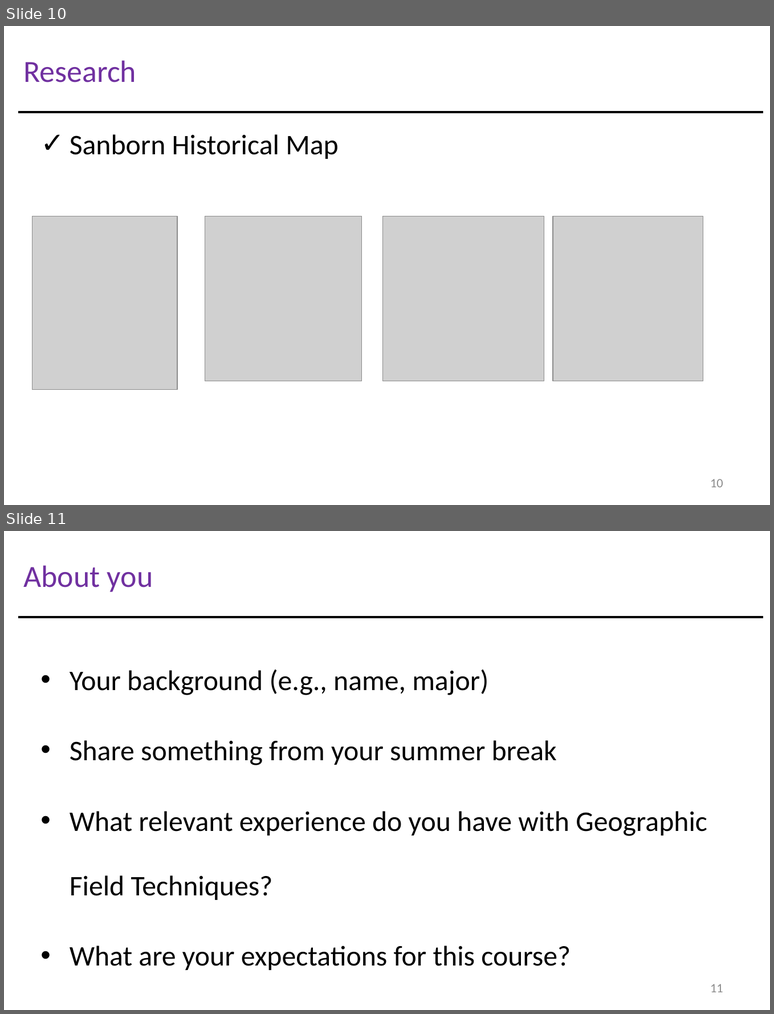
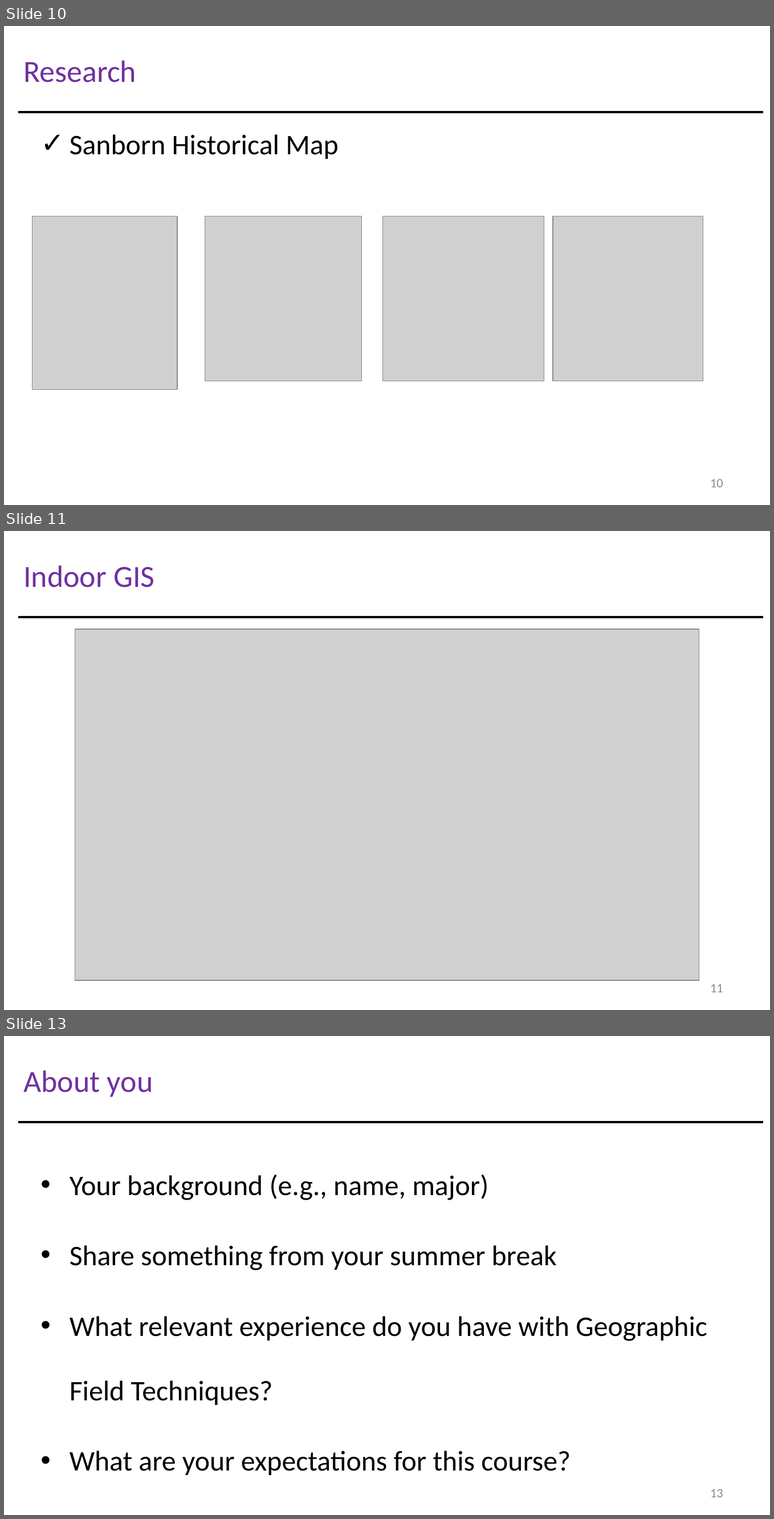
Before and after one commit to gisynw/Field_Techniques, a slide deck: docs/Lectures/week01/Lecture01_GEOG3319_Intro.pptx. Shown one above the other, each under a label of ours: slides 10 and 11 before the commit, slides 10, 11 and 13 after it; the slides between them are not shown. The pictures are 774x1014 and 774x1519 pixels, drawn with LibreOffice and Linux fonts; fonts in the diff are those of the drawing; grey boxes stand for pictures. Boxes give left, top, right and bottom in pixels: in the first picture for what was removed or moved away, otherwise in the second. Text is boxed around its words. In the diff, an @@ line names an element or a change of style, - is before the commit and + after.

```diff
--- a/docs/Lectures/week01/Lecture01_GEOG3319_Intro.pptx
+++ b/docs/Lectures/week01/Lecture01_GEOG3319_Intro.pptx
@@ slide 11 added at <box>4,531,770,1010</box>, background #FFFFFF @@
@@ text added at <box>23,565,154,587</box>, 26 pt, text #7030A0 @@
+Indoor GIS
@@ line added from (18, 617) to (763, 617), #000000 2 pt @@
@@ picture added at <box>75,629,699,980</box> @@
@@ page number added at <box>710,984,723,992</box>, 10.8 pt, text #8C8C8C @@
+11
@@ what was slide 11 is now slide 13 @@
@@ page number at <box>710,1489,723,1497</box>: text changed @@
-11
+13
```
Also in this commit, not shown: 10 slides changed, 4 other slides added, 1 slide removed, 5 other files.
